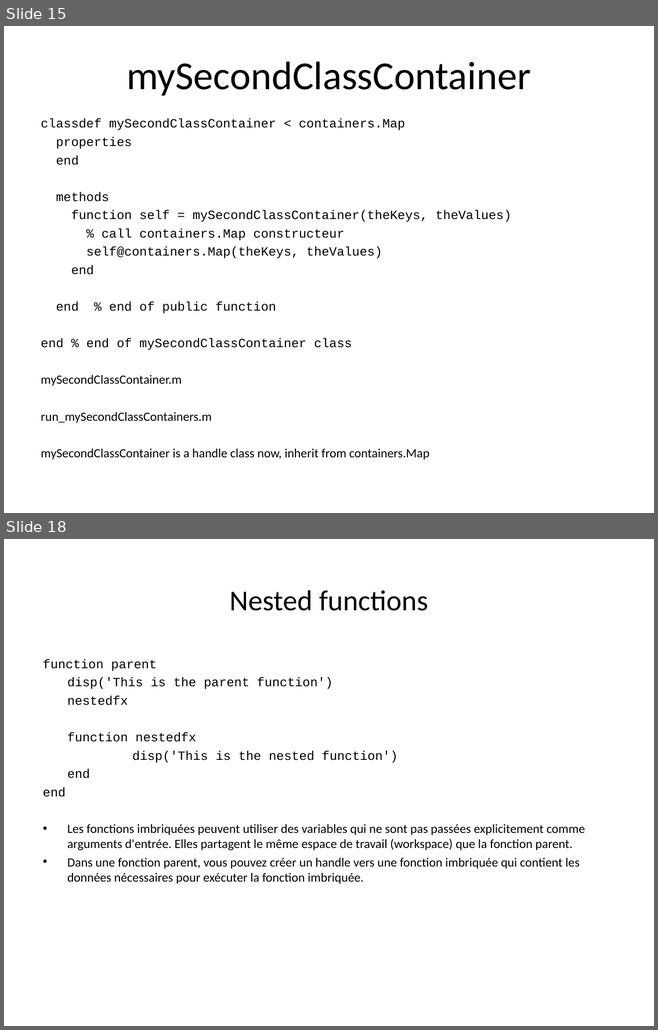
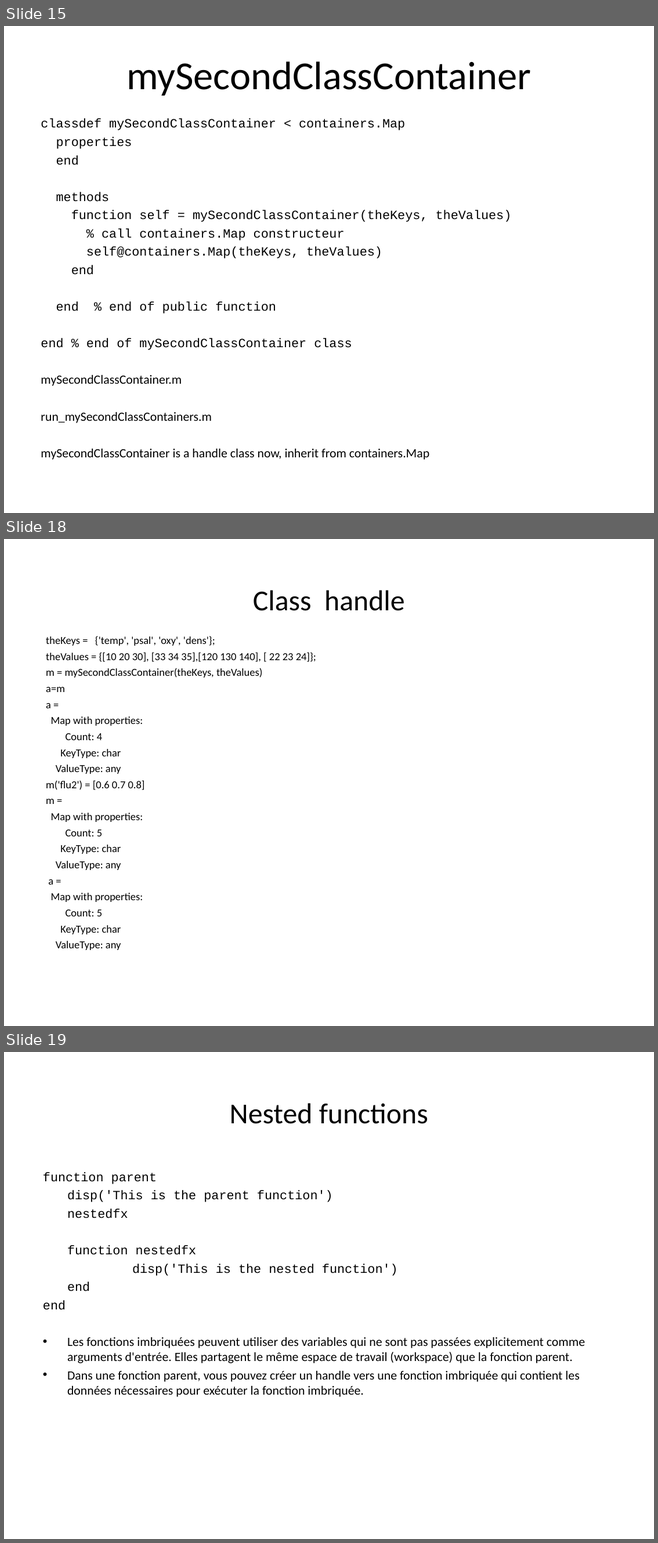
Before and after one commit to jgrelet/course-object-programing-with-Matlab, a slide deck: Introduction à la programmation objet avec Matlab.ppt. Shown one above the other, each under a label of ours: slides 15 and 18 before the commit, slides 15, 18 and 19 after it; the slides between them are not shown. The pictures are 658x1030 and 658x1543 pixels, drawn with LibreOffice and Linux fonts; fonts in the diff are those of the drawing. Boxes give left, top, right and bottom in pixels: in the first picture for what was removed or moved away, otherwise in the second. Text is boxed around its words. In the diff, an @@ line names an element or a change of style, - is before the commit and + after.

Commit message:
update with handle class

```diff
--- a/Introduction à la programmation objet avec Matlab.ppt
+++ b/Introduction à la programmation objet avec Matlab.ppt
@@ slide 18 added at <box>4,539,654,1026</box>, background #FFFFFF @@
@@ title added at <box>253,590,404,611</box>, 32 pt, text #000000 @@
+Class handle
@@ text added at <box>46,636,316,950</box>, 11.9 pt, text #000000 @@
+theKeys = {'temp', 'psal', 'oxy', 'dens'};
+theValues = {[10 20 30], [33 34 35],[120 130 140], [ 22 23 24]};
+m = mySecondClassContainer(theKeys, theValues)
+a=m
+a =
+Map with properties:
+Count: 4
+KeyType: char
+ValueType: any
+m('flu2') = [0.6 0.7 0.8]
+m =
+Map with properties:
+Count: 5
+KeyType: char
+ValueType: any
+a =
+Map with properties:
+Count: 5
+KeyType: char
+ValueType: any
@@ what was slide 18 is now slide 19 @@
```
Also in this commit, not shown: 6 slides changed, 2 other slides added, 1 other file.
